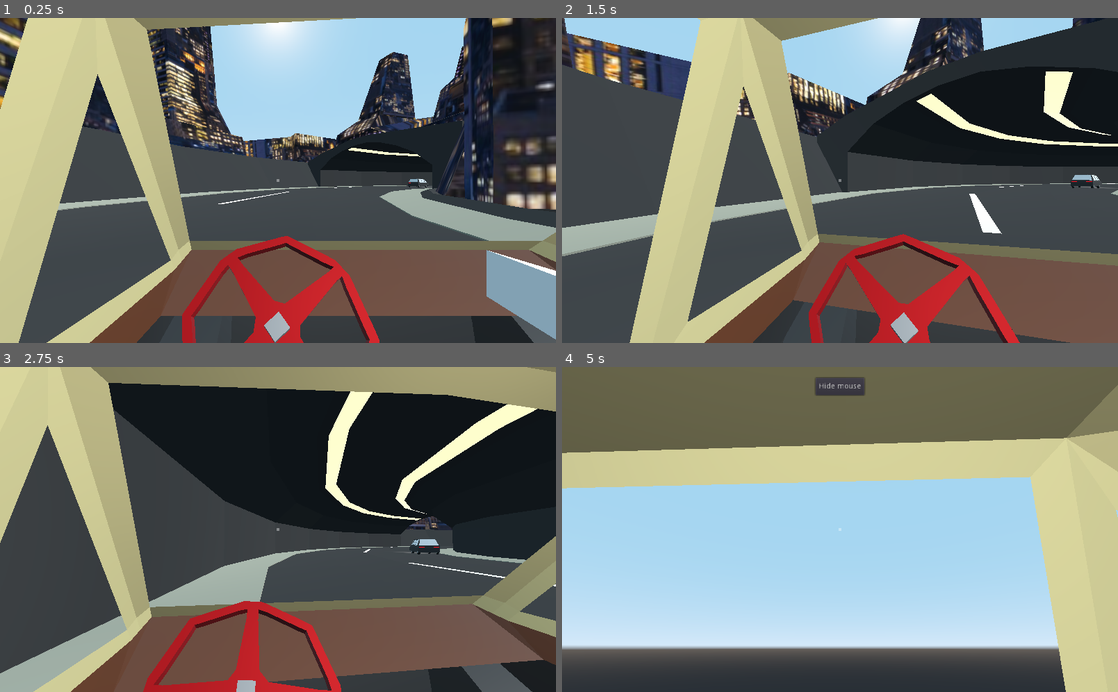
Above: before the commit, frames 1-4 (two rows, left to right).
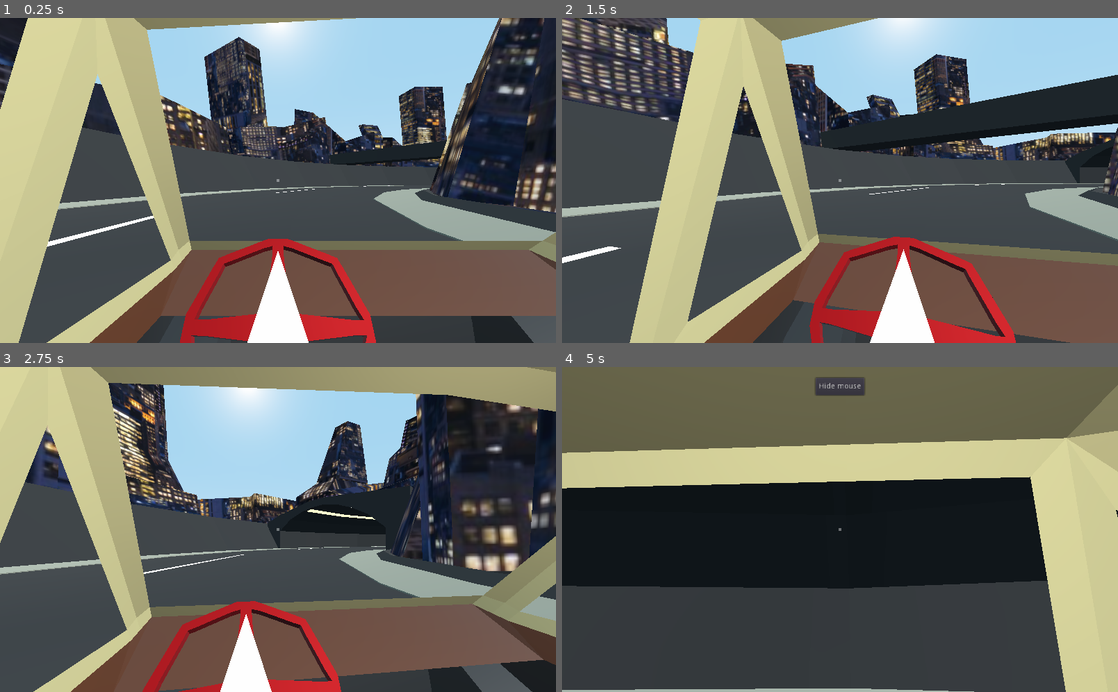
Above: after the commit, the same moments.

Repository: Eptwalabha/ld47
Game: Godot game, scene res://scenes/Game.tscn
The game is run twice, just before and just after one commit, with the same random seed, the same clock (stepped at 60 frames per second) and the same inputs.
Inputs (mouse positions are in pixels of both pictures, inside the frame that each line leads up to):
- Up to frame 1 (0.25 s): no input
- Up to frame 2 (1.5 s): move the mouse to (867, 180) at 0.52 s; hold W (move_forward) from 0.53 s (still down); tap E (context_action) at 0.6, 1.35 s; move the mouse to (812, 180) at 1.27 s
- Up to frame 3 (2.75 s): keep holding W (move_forward); move the mouse to (289, 523) at 2.02 s; tap E (context_action) at 2.1 s
- Up to frame 4 (5 s): move the mouse to (834, 536) at 2.77 s; tap E (context_action) at 2.85, 3.6, 4.35 s; move the mouse to (878, 532) at 3.52 s; tap Escape (ui_cancel) at 4.15 s; move the mouse to (673, 480) at 4.27 s; release W (move_forward) at 4.28 s; hold Left (move_left) from 4.28 s (still down)

The runs differ from the first frame. In frame 1, 26% of the frame differs, in the area x 0-100%, y 0-100%; in frame 2, 28%; in frame 3, 34%; in frame 4, 47%, in the area x 0-100%, y 33-100%.

Commit message:
show picked up item

Diff:
--- a/autoload.gd
+++ b/autoload.gd
@@ -21,6 +21,7 @@
 
 const ROAD_CAR_ACCELERATION : float = 1.0
 const ROAD_CAR_SPEED : float = 0.6
+const ROAD_CAR_MAX_DRAG : float = -0.005
 
 var first_time : bool = true
 var using_controller : bool = false
@@ -40,6 +41,7 @@
 var road_tutorial := false
 var road_car_crashed := false
 var road_car_speed := 0.0
+var road_car_drag := 0.0
 
 func reset_game(level) -> void:
 	match level:
@@ -61,6 +63,7 @@
 			road_tutorial = false
 			road_car_crashed = false
 			road_car_speed = 0.0
+			road_car_drag = 0.0
 
 var dialogs = {
 	'flat-plant': 'flat_plant',
--- a/scenes/Game.gd
+++ b/scenes/Game.gd
@@ -49,26 +49,9 @@
 	if Data.DEBUG:
 		level_id = Data.DEBUG_GAME_LEVEL
 	current_map = level_id
-	match level_id:
-		Data.LEVEL.FLAT:
-			bar.hide()
-			road.hide()
-			change_current_player('fps')
-			current_player.global_transform.origin = flat.start.global_transform.origin
-			flat.reset()
-		Data.LEVEL.BAR:
-			flat.hide()
-			road.hide()
-			change_current_player('fps')
-			current_player.global_transform.origin = bar.start.global_transform.origin
-			bar.reset()
-		Data.LEVEL.ROAD:
-			flat.hide()
-			bar.hide()
-			change_current_player('car')
-			current_player.global_transform.origin = road.start.global_transform.origin
-		_:
-			pass
+	change_current_map(level_id)
+	if Data.DEBUG:
+		current_player.global_transform.origin = maps[current_map].start.global_transform.origin
 	current_player.reset()
 	current_player.make_current()
 
@@ -77,7 +60,10 @@
 
 func _process(delta: float) -> void:
 	if Input.is_action_just_pressed("ui_cancel"):
-		ui.show_mouse_capture()
+		if ui.is_mouse_captured():
+			ui.show_mouse_capture()
+		else:
+			get_tree().quit()
 	if Input.is_action_just_pressed("reset_level") and Data.DEBUG:
 		_init_level()
 	player_states[current_state].process(current_player, delta)
@@ -146,7 +132,8 @@
 func _before_tp(trigger: TPTrigger) -> void:
 	match trigger.id:
 		"bar-tp":
-			bar.reset()
+			change_current_map(Data.LEVEL.BAR)
+#			bar.reset()
 		"flat-stairs-up":
 			Data.flat_level = int(clamp(Data.flat_level + 1, -4, 2))
 			flat.set_level(Data.flat_level)
@@ -156,10 +143,11 @@
 		_ : pass
 
 func _after_tp(trigger: TPTrigger) -> void:
-	match trigger.id:
-		"bar-tp":
-			flat.hide()
-		_: pass
+#	match trigger.id:
+#		"bar-tp":
+#			flat.hide()
+#		_: pass
+	pass
 
 func _on_FPS_context_action_pressed() -> void:
 	var collider = current_player.get_trigger_hover()
@@ -195,14 +183,16 @@
 				display_dialog('find_the_key')
 			elif Data.key_found and not Data.key_inserted:
 				bar.enable_item(bar.ITEMS.EXIT_DOOR_KEY, true)
+				current_player.show_item('key', false)
 				display_dialog('key_inserted')
 			elif Data.key_inserted and not Data.valve_found:
 				display_dialog('find_the_valve')
 			elif Data.valve_found and not Data.valve_inserted:
 				bar.enable_item(bar.ITEMS.EXIT_DOOR_VALVE, true)
+				current_player.show_item('key', false)
 				display_dialog('valve_inserted')
 			else:
-				print("end of sequence")
+				change_current_map(Data.LEVEL.ROAD)
 		_:
 			door.toggle()
 
@@ -226,6 +216,19 @@
 			player_states[current_state].exit()
 		current_state = new_state
 		player_states[current_state].enter(current_player)
+
+func change_current_map(new_map) -> void:
+	current_map = new_map
+	for map in maps:
+		maps[map].visible = (map == current_map)
+	match new_map:
+		Data.LEVEL.ROAD:
+			change_current_player('car')
+		_:
+			change_current_player('fps')
+	maps[current_map].set_up_player(current_player)
+	maps[current_map].reset()
+
 
 func move_through(window: WindowTrigger) -> void:
 	var path = window.get_path_points(current_player.global_transform.origin, .3)
@@ -286,10 +289,17 @@
 			Data.key_found = true
 			bar.enable_item(bar.ITEMS.KEY, false)
 			bar.enable_item(bar.ITEMS.VALVE, true)
+			current_player.show_item('key', true)
 			display_dialog('key_found')
 		'valve':
 			Data.valve_found = true
 			Data.drinking = false
 			bar.enable_item(bar.ITEMS.VALVE, false)
+			current_player.show_item('valve', true)
 			display_dialog('valve_found')
 			bar.close_bar()
+
+func _on_Road_car_crashed() -> void:
+#	ui.black()
+#	ui.show_dot(false)
+	change_current_map(Data.LEVEL.FLAT)
--- a/scenes/Game.tscn
+++ b/scenes/Game.tscn
@@ -67,6 +67,7 @@
 [connection signal="door_interacted_with" from="Map/Bar" to="." method="_on_Bar_door_interacted_with"]
 [connection signal="item_picked_up" from="Map/Bar" to="." method="_on_Bar_item_picked_up"]
 [connection signal="window_triggered" from="Map/Bar" to="." method="_on_window_triggered"]
+[connection signal="car_crashed" from="Map/Road" to="." method="_on_Road_car_crashed"]
 [connection signal="drink_ended" from="Player/FPSPlayer" to="." method="_on_Player_drink_ended"]
 [connection signal="context_action_pressed" from="GameStates/FPS" to="." method="_on_FPS_context_action_pressed"]
 [connection signal="dialog_ended" from="GameStates/Dialog" to="." method="_on_Dialog_dialog_ended"]
--- a/scenes/chapters/GameChapter.gd
+++ b/scenes/chapters/GameChapter.gd
@@ -33,3 +33,6 @@
 
 func process(_delta: float) -> void:
 	pass
+
+func set_up_player(_player: Player) -> void:
+	pass
--- a/scenes/chapters/bar/Bar.gd
+++ b/scenes/chapters/bar/Bar.gd
@@ -47,6 +47,9 @@
 	for item in ITEMS:
 		enable_item(ITEMS[item], false)
 	enable_dialog(CHARACTERS.FRIEND, true)
+	bartender.visible = true
+	dancers.visible = true
+	set_character_animation(CHARACTERS.FRIEND, 'sit-stool-idle')
 	pivot.scale.z = 1
 	Data.reset_game(Data.LEVEL.BAR)
 
--- a/scenes/chapters/flat/Flat.gd
+++ b/scenes/chapters/flat/Flat.gd
@@ -22,6 +22,9 @@
 	Data.reset_game(Data.LEVEL.FLAT)
 	set_level(Data.flat_level)
 
+func set_up_player(player: Player) -> void:
+	player.global_transform.origin = start.global_transform.origin
+
 func set_level(level: int) -> void:
 	var delta_elevation : float = level * 2.5 - backstreet_building.global_transform.origin.y
 	backstreet_building.translate(Vector3(0, delta_elevation, 0))
--- a/scenes/chapters/road/Road.gd
+++ b/scenes/chapters/road/Road.gd
@@ -9,34 +9,30 @@
 onready var line_b := $Pivot/LineB as Spatial
 onready var car_engine_sound := $CarEngine as AudioStreamPlayer2D
 
-var reset_line_a_transform : Transform
-var reset_line_b_transform : Transform
-var reset_road_transform : Transform
+var initial_road_rotation : Vector3
 
 func _ready() -> void:
-	reset_line_a_transform = line_a.global_transform
-	reset_line_b_transform = line_b.global_transform
-	reset_road_transform = road.global_transform
+	initial_road_rotation = road.rotation
 	for car in get_tree().get_nodes_in_group("cars"):
 		if car is Car:
 			car.connect("crashed_on_player", self, "crash_car")
 	$CarEngine.stop()
 	$CarCrash.stop()
-	reset()
-
-func start() -> void:
-	$CarEngine.play()
-	emit_signal("night_environment", true)
-	reset()
+#	reset()
 
 func reset() -> void:
 	for car in get_tree().get_nodes_in_group("cars"):
 		if car is Car:
 			car.reset()
-	line_a.global_transform = reset_line_a_transform
-	line_b.global_transform = reset_line_b_transform
-	road.global_transform = reset_road_transform
+	road.rotation = initial_road_rotation
+	line_a.rotation = Vector3.ZERO
+	line_b.rotation = Vector3.ZERO
 	Data.reset_game(Data.LEVEL.ROAD)
+	emit_signal("night_environment", true)
+	$CarEngine.play()
+
+func set_up_player(player: Player) -> void:
+	player.global_transform.origin = start.global_transform.origin
 
 func process(delta : float) -> void:
 	if Data.road_car_crashed:
--- a/scenes/chapters/road/Road.tscn
+++ b/scenes/chapters/road/Road.tscn
@@ -17,6 +17,7 @@
 script = ExtResource( 1 )
 
 [node name="Pivot" type="Spatial" parent="."]
+transform = Transform( 0.537049, 0, -0.843551, 0, 1, 0, 0.843551, 0, 0.537049, 0, 0, 0 )
 
 [node name="RoadModel" parent="Pivot" instance=ExtResource( 2 )]
 transform = Transform( 0.75, 0, 0, 0, 0.75, 0, 0, 0, 0.75, 0, 0, 0 )
--- a/scenes/player/CarPlayer.gd
+++ b/scenes/player/CarPlayer.gd
@@ -5,7 +5,6 @@
 
 var velocity_x : float = 0.0
 var x : float = 0.0
-var drag : float = -0.005
 
 func steer(amount: float) -> void:
 	steer_wheel.rotate_object_local(Vector3.UP, -1.5 * amount)
@@ -17,6 +16,6 @@
 	if Input.is_action_pressed("move_right"):
 		x = Data.ROAD_CAR_SPEED
 
-	velocity_x = lerp(velocity_x, x, Data.ROAD_CAR_ACCELERATION * delta) * .95 + drag
+	velocity_x = lerp(velocity_x, x, Data.ROAD_CAR_ACCELERATION * delta) * .95 + Data.road_car_drag
 	steer(velocity_x)
 	translate(Vector3(velocity_x, 0, 0))
--- a/scenes/player/FPSPlayer.gd
+++ b/scenes/player/FPSPlayer.gd
@@ -6,12 +6,18 @@
 onready var phone := $Head/Camera/phone
 onready var glass := $Head/Camera/Glass
 onready var ground := $Ground as RayCast
+onready var key := $Head/Camera/HandBone/key
+onready var valve := $Head/Camera/HandBone/valve
 
 export(float) var speed := 3.0
 export(float) var acceleration := 10.0
 
 var velocity = Vector3()
 var gravity_vector : Vector3 = Vector3.ZERO
+
+func _ready() -> void:
+	glass.hide()
+	phone.hide()
 
 func reset() -> void:
 	head.rotation = Vector3.ZERO
@@ -20,6 +26,9 @@
 	make_current()
 	hangup_phone()
 	glass.hide()
+	phone.hide()
+	key.visible = false
+	valve.visible = false
 
 func zeroed_velocity() -> void:
 	velocity = Vector3.ZERO
@@ -85,3 +94,8 @@
 
 func move_through_window() -> void:
 	$AnimationPlayer.play("move_through_window")
+
+func show_item(item_name : String, visible: bool) -> void:
+	key.visible = (visible and item_name == 'key')
+	valve.visible = (visible and item_name == 'valve')
+	phone.visible = (visible and item_name == 'phone')
--- a/scenes/player/FPSPlayer.tscn
+++ b/scenes/player/FPSPlayer.tscn
@@ -1,10 +1,12 @@
-[gd_scene load_steps=11 format=2]
+[gd_scene load_steps=13 format=2]
 
 [ext_resource path="res://scenes/player/FPSPlayer.gd" type="Script" id=1]
 [ext_resource path="res://scenes/props/bar/Glass.tscn" type="PackedScene" id=2]
 [ext_resource path="res://assets/sounds/glup.ogg" type="AudioStream" id=3]
 [ext_resource path="res://assets/models/story/phone.glb" type="PackedScene" id=4]
+[ext_resource path="res://assets/models/story/valve.glb" type="PackedScene" id=5]
 [ext_resource path="res://scenes/player/Player.tscn" type="PackedScene" id=6]
+[ext_resource path="res://assets/models/story/key.glb" type="PackedScene" id=7]
 
 [sub_resource type="RayShape" id=1]
 length = 0.3
@@ -127,11 +129,17 @@
 [node name="Head" parent="." index="3"]
 transform = Transform( 1, 0, 0, 0, 1, 0, 0, 0, 1, 0, 1.65, 0 )
 
-[node name="Glass" parent="Head/Camera" index="2" instance=ExtResource( 2 )]
+[node name="valve" parent="Head/Camera/HandBone" index="0" instance=ExtResource( 5 )]
+transform = Transform( 0.8, 0, 0, 0, 0.8, 0, 0, 0, 0.8, 0, 0, 0 )
+
+[node name="key" parent="Head/Camera/HandBone" index="1" instance=ExtResource( 7 )]
+transform = Transform( 0.8, 0, 0, 0, 0.8, 0, 0, 0, 0.8, 0, 0, 0 )
+
+[node name="phone" parent="Head/Camera" index="2" instance=ExtResource( 4 )]
+transform = Transform( -0.69164, 0.669649, -0.270563, -0.364308, -5.93533e-08, 0.931279, 0.62363, 0.742678, 0.243958, -0.188, -0.043, -0.242 )
+
+[node name="Glass" parent="Head/Camera" index="3" instance=ExtResource( 2 )]
 transform = Transform( 1, 0, 0, 0, 1, 0, 0, 0, 1, 0, -0.5, -0.1 )
-
-[node name="phone" parent="Head/Camera" index="3" instance=ExtResource( 4 )]
-transform = Transform( -0.69164, 0.669649, -0.270563, -0.364308, -5.93533e-08, 0.931279, 0.62363, 0.742678, 0.243958, -0.188, -0.043, -0.242 )
 
 [node name="AudioStreamPlayer2D" type="AudioStreamPlayer2D" parent="." index="4"]
 stream = ExtResource( 3 )
--- a/scenes/player/Player.gd
+++ b/scenes/player/Player.gd
@@ -56,3 +56,6 @@
 		if collider is InteractTrigger and collider.active:
 			return collider
 	return null
+
+func show_item(_item_name: String, _visible: bool) -> void:
+	pass
--- a/scenes/player/Player.tscn
+++ b/scenes/player/Player.tscn
@@ -22,4 +22,5 @@
 collide_with_areas = true
 collide_with_bodies = false
 
-[node name="HeadBone" type="Spatial" parent="Head/Camera"]
+[node name="HandBone" type="Spatial" parent="Head/Camera"]
+transform = Transform( 0.735657, 0.668212, -0.110911, -0.278857, 0.14955, -0.948617, -0.61729, 0.728785, 0.296353, -0.267, -0.191, -0.43 )
--- a/scenes/ui/UI.gd
+++ b/scenes/ui/UI.gd
@@ -40,6 +40,9 @@
 func show_dot(is_dot_visible: bool) -> void:
 	dot.visible = is_dot_visible
 
+func is_mouse_captured() -> bool:
+	return not mouse_capture.visible
+
 func show_mouse_capture() -> void:
 	Input.set_mouse_mode(Input.MOUSE_MODE_VISIBLE)
 	mouse_capture.visible = true
